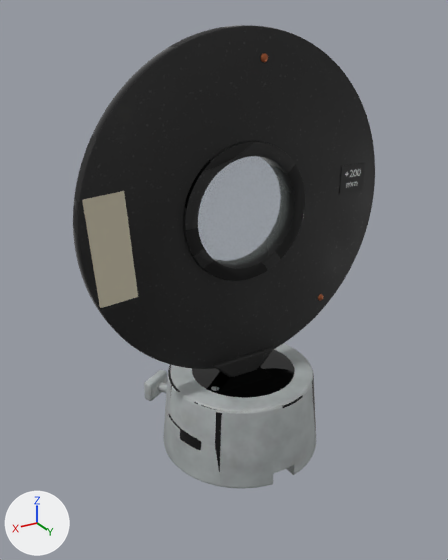
An edit to the glTF model experiments/thau-kinh-f200/model/scene.glb, drawn before and after from the same camera.
Rendered twice from a 50 mm lens placed at (0.1131, 0.1759, 0.1595), pointed at (0.0032, -0.0071, 0.0679). Lighting does not change. The marker at lower left points along +X, +Y and +Z. The picture after the commit comes second. Where no turn or scale is listed for an object, it has been applied to the vertices. Vertices at exactly the same position are counted once.

Names of what the first picture shows: 'DeSonXam', 'DiaDen', 'GiayDan', 'KepNhua', 'Kinh', 'NhanNen' and 2 more.
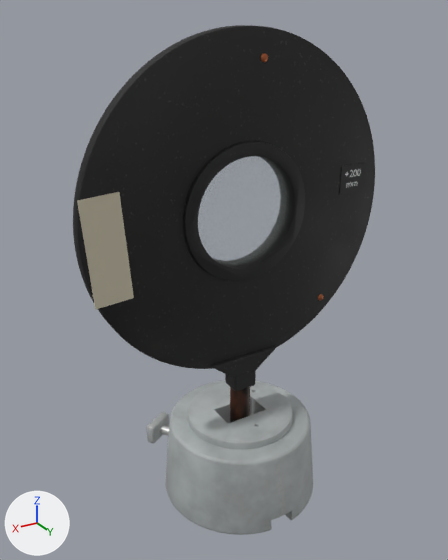
The newer file is also turned or shifted as a whole; pictures and numbers use the older file's frame.

The change in detail:
me_cone is used by ob_desonxam; location (0.0, 0.0, 0.0).
me_cone had 890 vertices, 1764 faces and spanned x -0.0311..0.0311, y -0.04..0.0307, z 0.0..0.0324.
me_cone now has 1154 vertices, 2296 faces and spans x -0.0311..0.0311, y -0.04..0.0307, z -0.0222..0.0132.
me_cone part 1: the loose piece of 48 vertices spanning x 0.0128..0.0215, y -0.0353..-0.0241, z 0.0101..0.0139 is moved by (0.0, 0.0, -0.0222).
me_cone part 2: the loose piece of 96 vertices spanning x 0.0142..0.0267, y -0.04..-0.0308, z 0.0075..0.0165 is moved by (0.0, 0.0, -0.0222).
me_cone part 3: the loose piece of 682 vertices spanning x -0.0311..0.0311, y -0.0307..0.0307, z 0.0..0.0324 is rebuilt with 946 vertices and now spans x -0.0311..0.0311, y -0.0307..0.0307, z -0.0222..0.0132.
Other edits to the shape of me_cone do not show in these pictures.
me_cylinder_006 has 2308 vertices, 4616 faces and spans x -0.06..0.06, y -0.005..0.004, z 0.036..0.156.
me_cylinder_006 is used by ob_diaden; location (0.0, 0.0, 0.0).
me_cylinder_006 part 4: 4614 kept faces spanning x -0.06..0.06, y -0.005..0.004, z 0.036..0.156 get new texture (UV) coordinates.
Mesh me_cylinder_005 is new.
It has 192 vertices, 380 faces and spans x -0.004..0.004, y -0.004..0.004, z -0.0237..0.0237.
It uses material mat_canthepgi.
Object 'Que' (ob_que) is new; it shows me_cylinder_005.
Its location is (0.0, 0.0, 0.0051).

Where the change shows, as pixel boxes [x1, y1, x2, y2] in the pictures (448 x 560 px; the box of a moved part takes in the faces that stretch with it):
'DeSonXam', reshaped (7% taller)
    before: [144, 343, 316, 488]
    after: [147, 380, 313, 535]
'Que', added
    after: [230, 387, 250, 423]
part 1 of me_cone, moved or reshaped
    before: [158, 382, 167, 393]
    after: [160, 425, 169, 436]
part 2 of me_cone, moved or reshaped
    before: [144, 370, 167, 401]
    after: [147, 412, 169, 443]
part 3 of me_cone, rebuilt (7% taller)
    before: [163, 343, 316, 488]
    after: [166, 380, 313, 535]
part 4 of me_cylinder_006, surface changed
    both: [73, 25, 306, 369]
